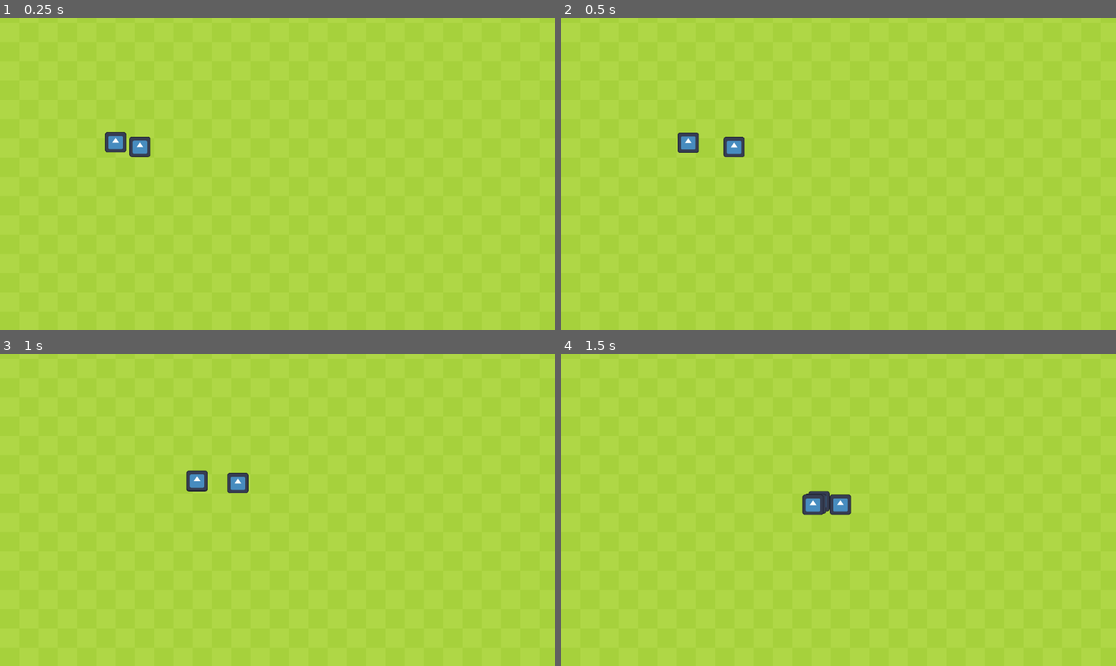
Above: before the commit, frames 1-4 (two rows, left to right).
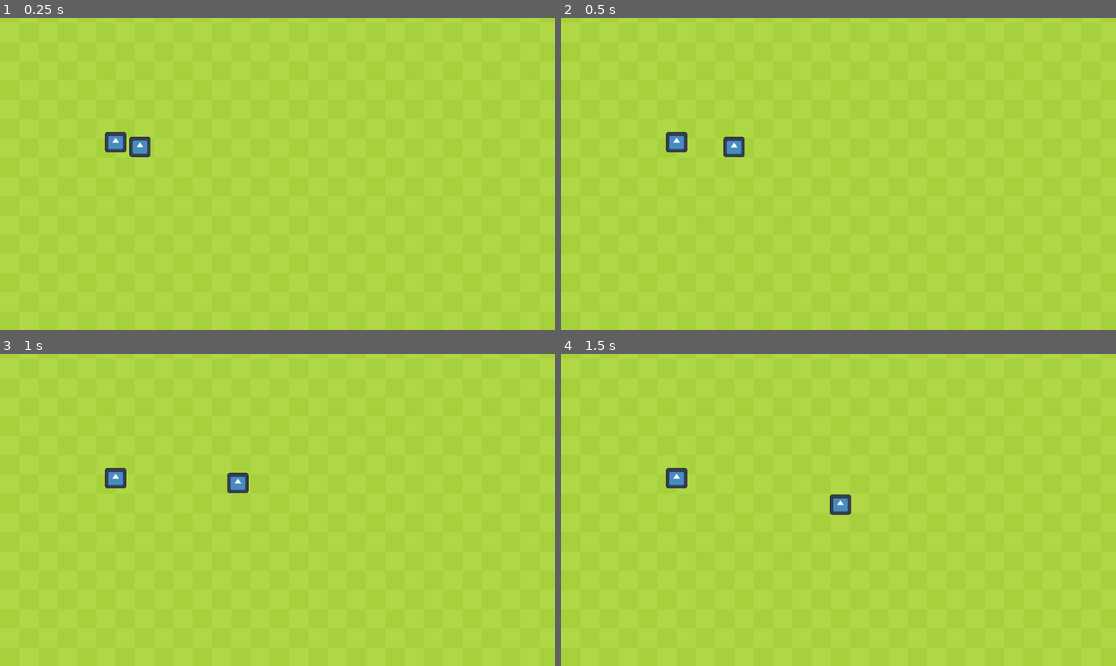
Above: after the commit, the same moments.

Repository: NoahGBaker/SnakeSser
Game: Godot game, scene res://Main.tscn
Two runs of this game, one before a commit and one after it. Both use one fixed random seed, a clock stepped at 60 frames per second and the inputs below. The engine's default icon, where the game draws it, is replaced by a stand-in: a white triangle on a blue panel in a dark square.
Inputs:
- Up to frame 1 (0.25 s): no input
- Up to frame 2 (0.5 s): no input
- Up to frame 3 (1 s): hold Right (ui_right) from 0.53 s (still down)
- Up to frame 4 (1.5 s): release Right (ui_right) at 1.28 s; hold Down (ui_down) from 1.28 s (still down)

Frame 1 is identical in both runs. In frame 2, 0.3% of the frame differs, in the area x 18-25%, y 36-44%; in frame 3, 0.5%; in frame 4, 0.6%, in the area x 18-49%, y 36-52%.
Error after the commit: Invalid access to property or key 'position_list' on a base object of type 'Dictionary'. (res://snake_segment.gd:29)

Commit message:
They have a gun

Diff:
--- a/Player.gd
+++ b/Player.gd
@@ -53,20 +53,23 @@
 
 var new_data = {}
 func move(delta, data : Dictionary) -> Dictionary:
-	move_time -= delta
-	position = position.move_toward(target_pos, SPEED * delta)
-	if position == target_pos:
-		#If we have reached the target
-		#Set next position to target position and the direction by the grid square size
-		next_pos = target_pos + next_direction * 40
-		target_pos = next_pos
-		curr_pos = _get_position_from_grid(target_pos.x/10, target_pos.y/10) - next_direction * 10
-		new_data = {
-		"delta" : delta,
-		"target_pos" : target_pos,
-		"direction" : direction,
-		"next_direction" : next_direction,
-		"direction_pos" : direction_pos,
-		"next_pos" : next_pos
-		}
+	if data:
+		if data.position_number == 1:
+			move_time -= delta
+			position = position.move_toward(target_pos, SPEED * delta)
+			if position == target_pos:
+				#If we have reached the target
+				#Set next position to target position and the direction by the grid square size
+				next_pos = target_pos + next_direction * 40
+				target_pos = next_pos
+				curr_pos = _get_position_from_grid(target_pos.x/10, target_pos.y/10) - next_direction * 10
+				new_data = {
+				"delta" : delta,
+				"target_pos" : target_pos,
+				"direction" : direction,
+				"next_direction" : next_direction,
+				"direction_pos" : direction_pos,
+				"next_pos" : next_pos,
+				"position_number" : data.position_number
+				}
 	return new_data
--- a/project.godot
+++ b/project.godot
@@ -10,7 +10,7 @@
 
 [application]
 
-config/name="Snake Sser"
+config/name="SnakeSser"
 run/main_scene="res://Main.tscn"
 config/features=PackedStringArray("4.2", "Forward Plus")
 config/icon="res://icon.svg"
--- a/snake.gd
+++ b/snake.gd
@@ -1,7 +1,14 @@
 extends Node2D
 
-var segments : Array[Area2D]
+var segments = []
+var i = 1
 
+func _ready():
+	for child in get_children():
+		segments.append(i)
+		i = i + 1
+		print(i)
+	print(segments)
 
 # Called every frame. 'delta' is the elapsed time since the previous frame.
 #target_pos: Where the snake segment wants to move
@@ -14,7 +21,9 @@
 		"direction" : Vector2.ZERO,
 		"next_direction" : Vector2.ZERO,
 		"direction_pos" : Vector2.ZERO,
-		"next_pos" : Vector2.ZERO
+		"next_pos" : Vector2.ZERO,
+		"position_number" : int(1),
+		"position_list" : segments
 		}
 
 	for child in get_children():
--- a/snake_segment.gd
+++ b/snake_segment.gd
@@ -23,30 +23,32 @@
 
 var new_data = {}
 func move(delta, data : Dictionary) -> Dictionary:
-
 	#If we have reached the target
 	#Set next position to target position and the direction by the grid square size
 	if data:
-		next_pos = data.next_pos
-		target_pos_alt = data.target_pos
-		direction_pos = data.direction_pos
-		next_direction = data.next_direction
-		next_pos = data.next_pos
-		#If we have reached the target
-		if curr_pos == direction_pos:
-			next_direction = direction
-		#Set next position to target position and the direction by the grid square size
-		print(target_pos_alt)
-		next_pos = target_pos_alt + next_direction * 40
-		target_pos_alt = next_pos
-		curr_pos = _get_position_from_grid(target_pos_alt.x/10, target_pos_alt.y/10) - next_direction * 10
-		new_data = {
-		"delta" : delta,
-		"target_pos" : target_pos_alt,
-		"direction" : direction,
-		"next_direction" : next_direction,
-		"direction_pos" : direction_pos,
-		"next_pos" : next_pos
-		}
+		if data.position_list[data.position_number+1] == data.position_number+1:
+			print("WORKED")
+			next_pos = data.next_pos
+			target_pos_alt = data.target_pos
+			direction_pos = data.direction_pos
+			next_direction = data.next_direction
+			next_pos = data.next_pos
+			#If we have reached the target
+			if curr_pos == direction_pos:
+				next_direction = direction
+			#Set next position to target position and the direction by the grid square size
+			print(target_pos_alt)
+			next_pos = target_pos_alt + next_direction * 40
+			target_pos_alt = next_pos
+			curr_pos = _get_position_from_grid(target_pos_alt.x/10, target_pos_alt.y/10) - next_direction * 10
+			new_data = {
+			"delta" : delta,
+			"target_pos" : target_pos_alt,
+			"direction" : direction,
+			"next_direction" : next_direction,
+			"direction_pos" : direction_pos,
+			"next_pos" : next_pos,
+			"position_number" : data.position_number + 1
+			}
 	position = position.move_toward(target_pos_alt, SPEED * delta)
 	return new_data
